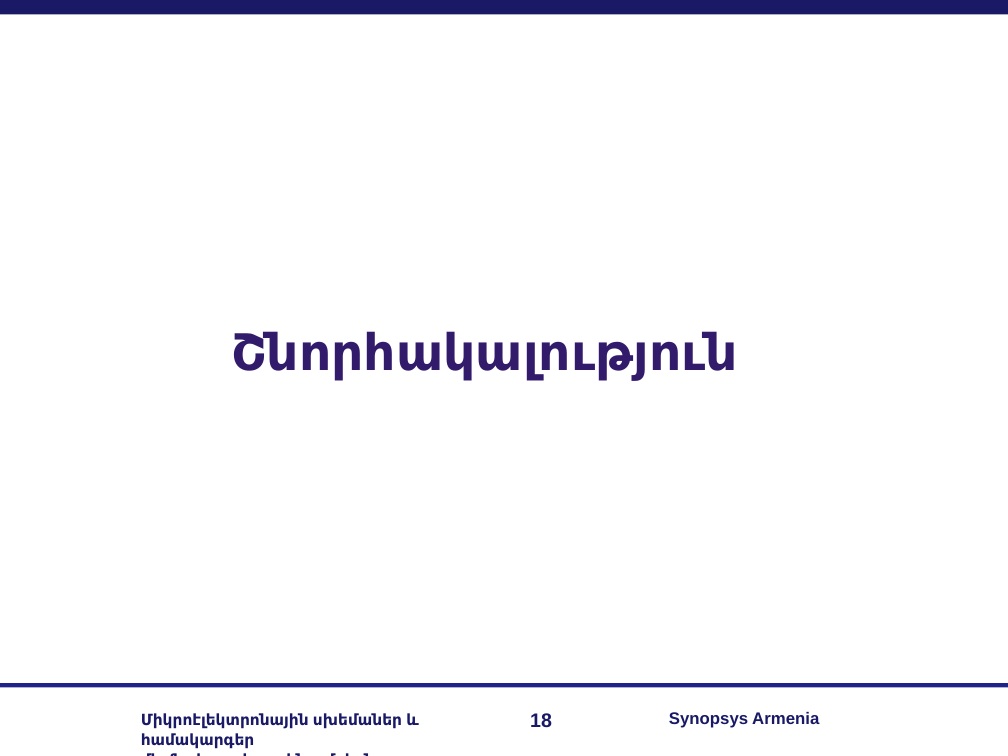
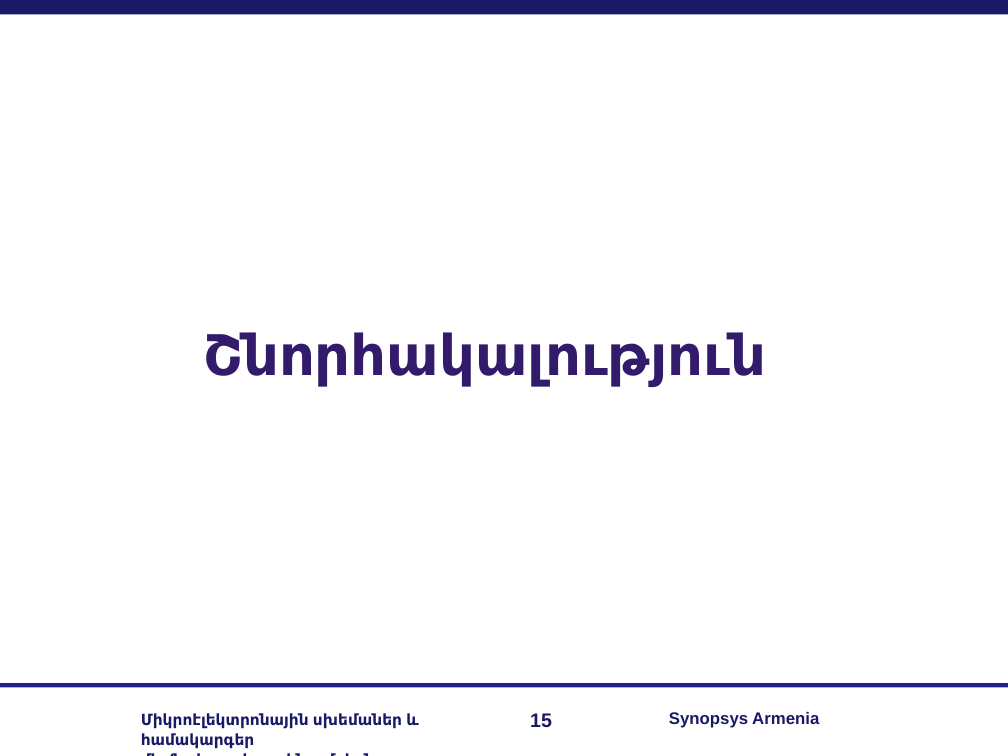
Before and after one commit to RazKarapetyan/Master_thesis, a slide deck: slide 15 of My real work/my_master_slides.ppt (slide 18 before the commit). Drawn at 1008x756 pixels with LibreOffice and Linux fonts; fonts in the diff are those of the drawing; background and template pictures are left out. Boxes give left, top, right and bottom in pixels: in the first picture for what was removed or moved away, otherwise in the second. Text is boxed around its words. In the diff, an @@ line names an element or a change of style, - is before the commit and + after.

```diff
--- a/My real work/my_master_slides.ppt
+++ b/My real work/my_master_slides.ppt
@@ text "Շնորհակալություն": place and size @@
-text "Շնորհակալություն" at box(231, 331, 738, 381)
+text "Շնորհակալություն" at box(204, 332, 767, 387)
@@ text "Շնորհակալություն" at box(204, 332, 767, 387): size 36 to 40 pt @@
@@ page number at box(530, 713, 552, 728): text changed @@
-18
+15
```
Also in this commit, not shown: 12 other slides changed, 1 slide added, 4 slides removed, 1 other file.
